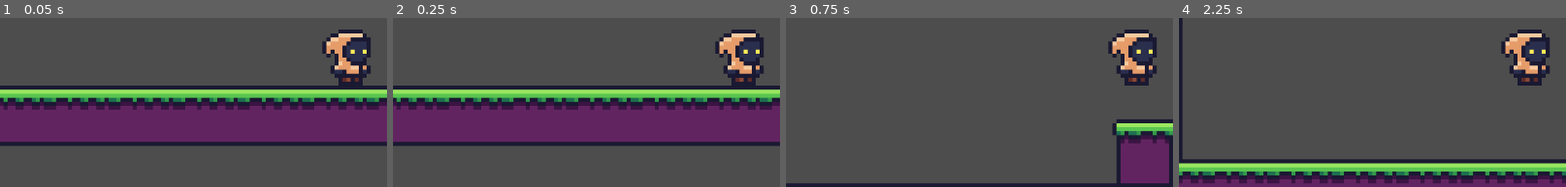
Above: before the commit, frames 1-4 (left to right).
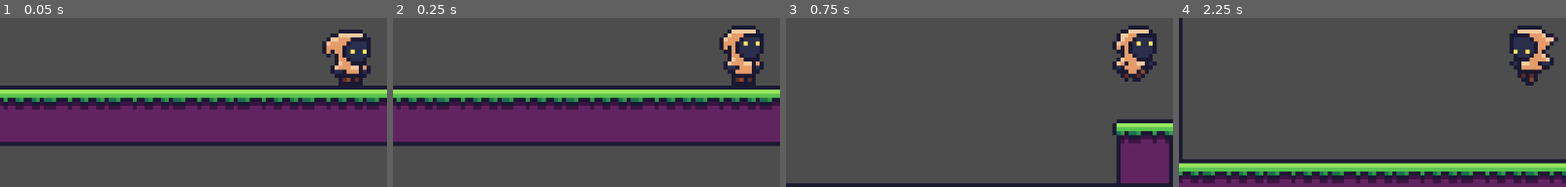
Above: after the commit, the same moments.

Repository: richard-pius/2D-Platform-Game
Game: Godot game, scene res://Assets/Scences/Areas/area_1.tscn
Two runs of this game, one before a commit and one after it. Both use one fixed random seed, a clock stepped at 60 frames per second and the inputs below.
Inputs:
- Up to frame 1 (0.05 s): no input
- Up to frame 2 (0.25 s): no input
- Up to frame 3 (0.75 s): hold D (move_right) from 0.53 s (still down); tap Space (jump) at 0.6 s
- Up to frame 4 (2.25 s): tap Space (jump) at 0.77, 1.07, 1.35, 1.52, 1.82, 2.1 s; release D (move_right) at 2.03 s; hold A (move_left) from 2.03 s (still down)
The pictures show only the part of the screen within x 5-55%, y 43-93%; the shares and areas given below are measured in that part.

Frame 1 is identical in both runs. In frame 2, 1.8% of the frame differs, in the area x 83-96%, y 4-36%; in frame 3, 2.2%; in frame 4, 3.0%, in the area x 83-98%, y 4-40%.

Commit message:
just added character animation in the game.

Diff:
--- a/Assets/Scences/player.tscn
+++ b/Assets/Scences/player.tscn
@@ -1,7 +1,99 @@
-[gd_scene load_steps=4 format=3 uid="uid://c1x86wxq2bp7n"]
+[gd_scene load_steps=11 format=3 uid="uid://c1x86wxq2bp7n"]
 
 [ext_resource type="Texture2D" uid="uid://drhfd51ltgghh" path="res://Assets/Sprits/player.png" id="1_hu8d6"]
 [ext_resource type="Script" uid="uid://cir7t2872skht" path="res://Assets/Scripts/player_controller.gd" id="1_xtx3v"]
+[ext_resource type="Script" uid="uid://vuyqhweqry28" path="res://Assets/Scripts/player_animator.gd" id="2_dqmen"]
+
+[sub_resource type="Animation" id="Animation_xtx3v"]
+resource_name = "idle"
+length = 2.0
+loop_mode = 1
+step = 0.25
+tracks/0/type = "value"
+tracks/0/imported = false
+tracks/0/enabled = true
+tracks/0/path = NodePath("PlayerAnimator/Sprite2D:region_rect")
+tracks/0/interp = 0
+tracks/0/loop_wrap = true
+tracks/0/keys = {
+"times": PackedFloat32Array(0, 0.25, 0.5, 0.75, 1, 1.25, 1.5, 2),
+"transitions": PackedFloat32Array(1, 1, 1, 1, 1, 1, 1, 1),
+"update": 0,
+"values": [Rect2(0, 0, 16, 16), Rect2(16, 0, 16, 16), Rect2(32, 0, 16, 16), Rect2(48, 0, 16, 16), Rect2(64, 0, 16, 16), Rect2(80, 0, 16, 16), Rect2(96, 0, 16, 16), Rect2(96, 0, 16, 16)]
+}
+
+[sub_resource type="Animation" id="Animation_dqmen"]
+length = 0.001
+tracks/0/type = "value"
+tracks/0/imported = false
+tracks/0/enabled = true
+tracks/0/path = NodePath("PlayerAnimator/Sprite2D:region_rect")
+tracks/0/interp = 1
+tracks/0/loop_wrap = true
+tracks/0/keys = {
+"times": PackedFloat32Array(0),
+"transitions": PackedFloat32Array(1),
+"update": 0,
+"values": [Rect2(0, 0, 16, 16)]
+}
+
+[sub_resource type="Animation" id="Animation_wrc6h"]
+resource_name = "move"
+loop_mode = 1
+step = 0.25
+tracks/0/type = "value"
+tracks/0/imported = false
+tracks/0/enabled = true
+tracks/0/path = NodePath("PlayerAnimator/Sprite2D:region_rect")
+tracks/0/interp = 0
+tracks/0/loop_wrap = true
+tracks/0/keys = {
+"times": PackedFloat32Array(0, 0.25, 0.5, 0.75, 1),
+"transitions": PackedFloat32Array(1, 1, 1, 1, 1),
+"update": 0,
+"values": [Rect2(0, 16, 16, 16), Rect2(16, 16, 16, 16), Rect2(32, 16, 16, 16), Rect2(48, 16, 16, 16), Rect2(0, 16, 16, 16)]
+}
+
+[sub_resource type="Animation" id="Animation_x1pv6"]
+resource_name = "jump"
+step = 0.1
+tracks/0/type = "value"
+tracks/0/imported = false
+tracks/0/enabled = true
+tracks/0/path = NodePath("PlayerAnimator/Sprite2D:region_rect")
+tracks/0/interp = 1
+tracks/0/loop_wrap = true
+tracks/0/keys = {
+"times": PackedFloat32Array(0),
+"transitions": PackedFloat32Array(1),
+"update": 0,
+"values": [Rect2(0, 32, 16, 16)]
+}
+
+[sub_resource type="Animation" id="Animation_4xu03"]
+resource_name = "fall"
+step = 0.1
+tracks/0/type = "value"
+tracks/0/imported = false
+tracks/0/enabled = true
+tracks/0/path = NodePath("PlayerAnimator/Sprite2D:region_rect")
+tracks/0/interp = 1
+tracks/0/loop_wrap = true
+tracks/0/keys = {
+"times": PackedFloat32Array(0),
+"transitions": PackedFloat32Array(1),
+"update": 0,
+"values": [Rect2(0, 48, 16, 16)]
+}
+
+[sub_resource type="AnimationLibrary" id="AnimationLibrary_wrc6h"]
+_data = {
+&"RESET": SubResource("Animation_dqmen"),
+&"fall": SubResource("Animation_4xu03"),
+&"idle": SubResource("Animation_xtx3v"),
+&"jump": SubResource("Animation_x1pv6"),
+&"move": SubResource("Animation_wrc6h")
+}
 
 [sub_resource type="CapsuleShape2D" id="CapsuleShape2D_xtx3v"]
 radius = 4.0
@@ -17,12 +109,21 @@
 offset = Vector2(0, -15)
 zoom = Vector2(6, 6)
 
-[node name="AgentAnimator" type="Node2D" parent="."]
+[node name="PlayerAnimator" type="Node2D" parent="." node_paths=PackedStringArray("player_controller", "animation_player", "sprite")]
+script = ExtResource("2_dqmen")
+player_controller = NodePath("..")
+animation_player = NodePath("AnimationPlayer")
+sprite = NodePath("Sprite2D")
 
-[node name="AnimationPlayer" type="AnimationPlayer" parent="AgentAnimator"]
+[node name="AnimationPlayer" type="AnimationPlayer" parent="PlayerAnimator"]
 root_node = NodePath("../..")
+libraries = {
+&"": SubResource("AnimationLibrary_wrc6h")
+}
+autoplay = "idle"
+speed_scale = 1.5
 
-[node name="Sprite2D" type="Sprite2D" parent="AgentAnimator"]
+[node name="Sprite2D" type="Sprite2D" parent="PlayerAnimator"]
 texture = ExtResource("1_hu8d6")
 region_enabled = true
 region_rect = Rect2(0, 0, 16, 16)
--- /dev/null
+++ b/Assets/Scripts/player_animator.gd
@@ -0,0 +1,24 @@
+extends Node2D
+
+@export var player_controller : PlayerController
+@export var animation_player : AnimationPlayer
+@export var sprite : Sprite2D
+
+func _process(delta):
+	# This block of code flips the player character when turning left or right.
+	if player_controller.direction == 1:
+		sprite.flip_h = false
+	elif player_controller.direction == -1:
+		sprite.flip_h = true
+
+	# This one is used to play the movement animation.
+	if abs(player_controller.velocity.x) > 0.0:
+		animation_player.play("move")
+	else:
+		animation_player.play("idle")
+
+	# This one is for the jump animation.
+	if player_controller.velocity.y < 0.0:
+		animation_player.play("jump")
+	elif player_controller.velocity.y > 0.0:
+		animation_player.play("fall")
--- a/Assets/Scripts/player_controller.gd
+++ b/Assets/Scripts/player_controller.gd
@@ -1,4 +1,5 @@
 extends CharacterBody2D
+class_name PlayerController
 
 @export var speed = 10.0
 @export var jump_power = 10.0
Not shown, added: Assets/Scripts/player_animator.gd.uid
Not shown, changed: export_presets.cfg
